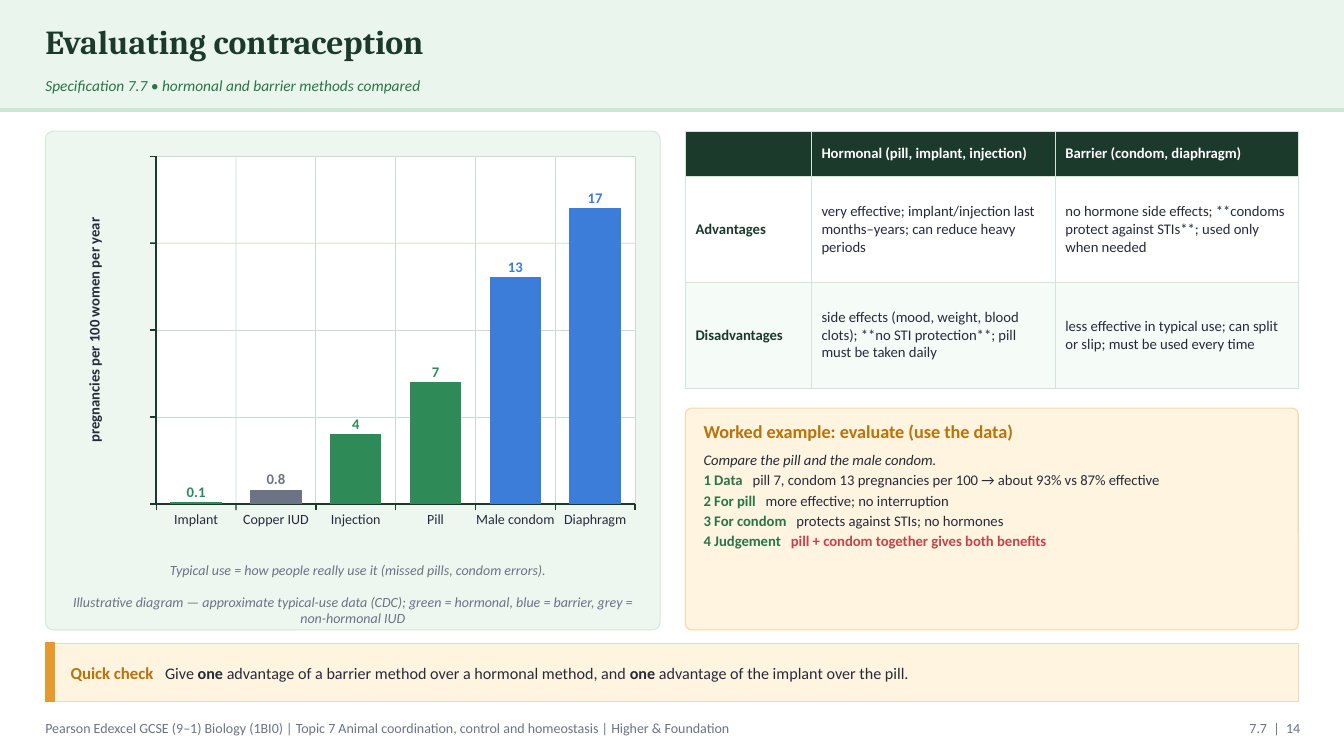
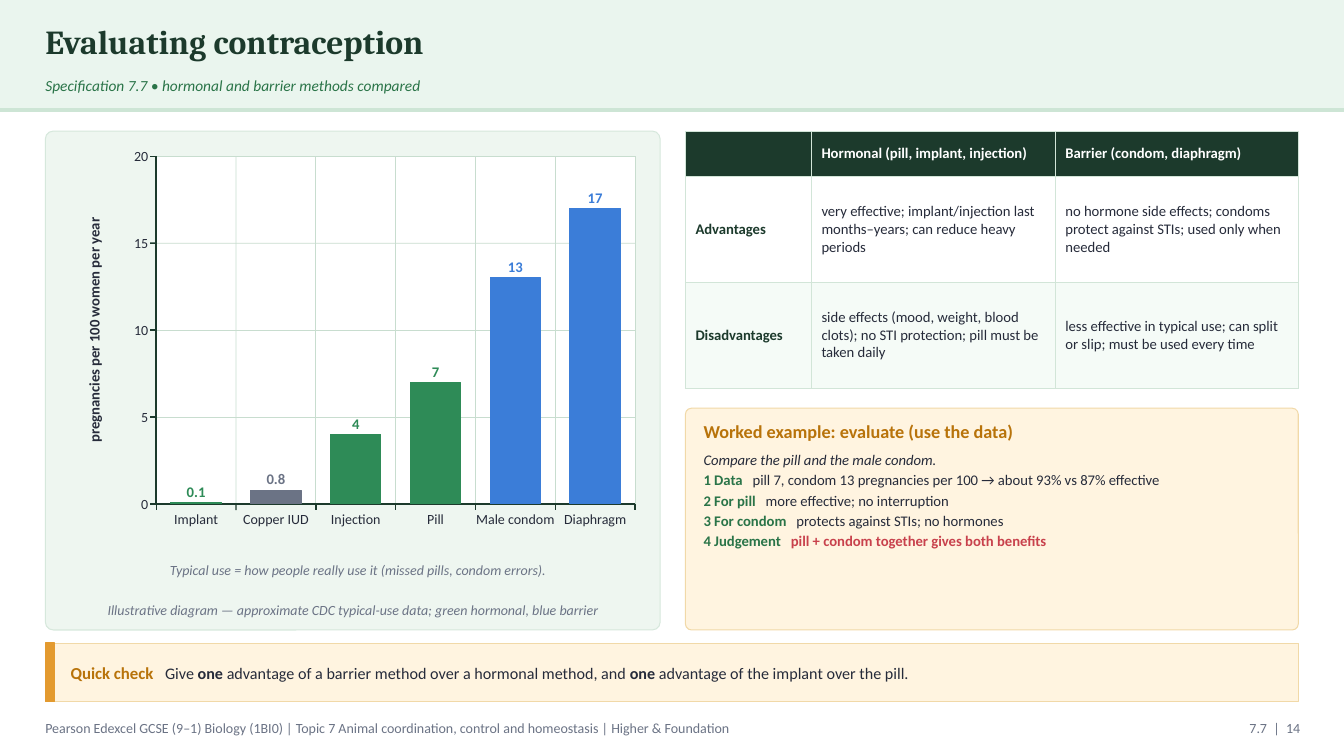
Before and after one commit to pstephenphilip-ship-it/Piri-MBBS, a slide deck: slide 14 of gcse-slides/edexcel-biology/EDX_1BI0_T7_CoordinationHomeostasis.pptx. Drawn at 1344x756 pixels with LibreOffice and Linux fonts; fonts in the diff are those of the drawing. Boxes give left, top, right and bottom in pixels: in the first picture for what was removed or moved away, otherwise in the second. Text is boxed around its words. In the diff, an @@ line names an element or a change of style, - is before the commit and + after.

```diff
--- a/gcse-slides/edexcel-biology/EDX_1BI0_T7_CoordinationHomeostasis.pptx
+++ b/gcse-slides/edexcel-biology/EDX_1BI0_T7_CoordinationHomeostasis.pptx
@@ table at [686,131,1299,364] @@
-row 2, column 3: no hormone side effects; **condoms protect against STIs**; used only when needed
+row 2, column 3: no hormone side effects; condoms protect against STIs; used only when needed
-row 3, column 2: side effects (mood, weight, blood clots); **no STI protection**; pill must be taken daily
+row 3, column 2: side effects (mood, weight, blood clots); no STI protection; pill must be taken daily
@@ text added at [134,152,148,161], 10 pt, text #262B3A @@
+20
@@ text added at [134,239,148,248], 10 pt, text #262B3A @@
+15
@@ text added at [134,326,148,335], 10 pt, text #262B3A @@
+10
@@ text added at [141,413,148,422], 10 pt, text #262B3A @@
+5
@@ text added at [141,500,148,509], 10 pt, text #262B3A @@
+0
@@ text at [108,605,599,618]: text changed @@
-Illustrative diagram — approximate typical-use data (CDC); green = hormonal, blue = barrier, grey = non-hormonal IUD
+Illustrative diagram — approximate CDC typical-use data; green hormonal, blue barrier
```
Also in this commit, not shown: 18 other slides changed, 1 other file.
